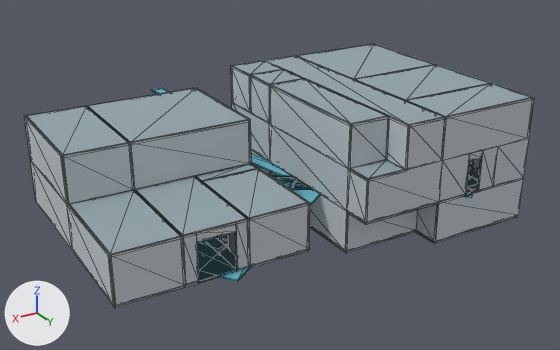
An edit to the glTF model development/levels/rebuild/structures/farmhouse/rough-shell.glb, drawn before and after from the same camera.
Camera for both pictures: a 50 mm camera at (53.4, 25.0, 22.2) aimed at (25.2, -21.9, -1.3). The lights are fixed; the arrows at lower left show +X, +Y and +Z. The picture after the commit comes second. Mesh edges are drawn as thin lines on the coarser meshes. Vertices at exactly the same position are counted once.

The first picture shows 'Ceiling cap barn-aisle', 'Ceiling cap equipment', 'Ceiling cap hayloft', 'Ceiling cap upper-hall', 'L22 support 0', 'L22 support 1', 'Wall cleaner N', 'Wall equipment N', 'Wall hayloft N', 'Wall linen N', 'Wall loft-landing N', 'Wall preserves N', 'Wall stairs E', 'Wall upper-stair E' and 58 more.
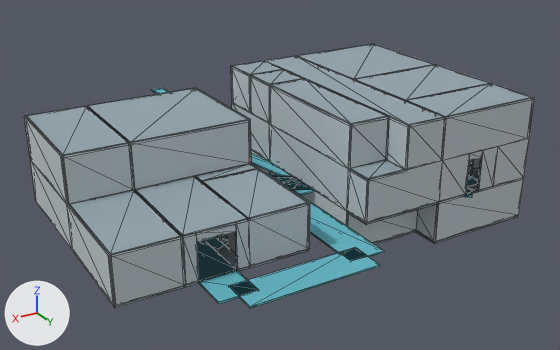
Where the newer file only moved an object's origin or applied its transform, the numbers keep the older frame.

The change, as JSON lines over the scene's bpy script:
```json
{"block": "me_l22", "where": "# used by ob_l22_support_0; location = (0.0, 0.0, 0.0)"}
{"op": "remove", "block": "me_l22", "code": "me_l22.from_pydata(...)  # 8 vertices, 12 faces; spans x 24.81..37.69, y -17.99..-8.01, z -0.12..0.0"}
{"op": "add", "block": "me_l22", "code": "me_l22.from_pydata(...)  # 8 vertices, 12 faces; spans x 25.5..28.5, y -18.2..-15.8, z -0.12..0.0"}
{"block": "me_l22", "change": "me_l22 part 1"}
{"op": "set", "path": "me_l22.vertices[0].co", "old": "(26.19, -17.99, -0.12)", "new": "(25.5, -18.2, -0.12)"}
{"op": "set", "path": "me_l22.vertices[1].co", "old": "(24.81, -16.01, -0.12)", "new": "(25.5, -15.8, -0.12)"}
{"op": "set", "path": "me_l22.vertices[2].co", "old": "(36.31, -8.01, -0.12)", "new": "(28.5, -15.8, -0.12)", "note": "pixel (237, 281) -> not seen"}
{"op": "set", "path": "me_l22.vertices[3].co", "old": "(37.69, -9.99, -0.12)", "new": "(28.5, -18.2, -0.12)"}
{"op": "set", "path": "me_l22.vertices[4].co", "old": "(26.19, -17.99, 0.0)", "new": "(25.5, -18.2, 0.0)", "note": "pixel (296, 180) -> not seen"}
{"op": "set", "path": "me_l22.vertices[5].co", "old": "(24.81, -16.01, 0.0)", "new": "(25.5, -15.8, 0.0)"}
{"op": "set", "path": "me_l22.vertices[6].co", "old": "(36.31, -8.01, 0.0)", "new": "(28.5, -15.8, 0.0)", "note": "pixel (237, 280) -> not seen"}
{"op": "set", "path": "me_l22.vertices[7].co", "old": "(37.69, -9.99, 0.0)", "new": "(28.5, -18.2, 0.0)", "note": "pixel (199, 270) -> not seen"}
{"block": "me_l22_001", "where": "# used by ob_l22_support_1; location = (0.0, 0.0, 0.0)"}
{"op": "remove", "block": "me_l22_001", "code": "me_l22_001.from_pydata(...)  # 8 vertices, 12 faces; spans x 35.8..38.2, y -16.5..-9.0, z -0.12..0.0"}
{"op": "add", "block": "me_l22_001", "code": "me_l22_001.from_pydata(...)  # 8 vertices, 12 faces; spans x 27.3..29.7, y -17.0..-6.5, z -0.12..0.0"}
{"block": "me_l22_001", "change": "me_l22_001 part 2: the whole mesh is scaled about its middle by (-1, -1.4, 1), then moved by (-8.5, 1.0, 0.0)"}
{"op": "add", "block": "me_l22_003", "code": ["me_l22_003 = bpy.data.meshes.new('L22.003')", "me_l22_003.from_pydata(...)  # a box spanning x 35.8..38.2, y -9.0..-6.5, z -0.12..0.0", "me_l22_003.materials.append(mat_cyan_supported_route_reservation)  # cyan #61b5c4"]}
{"op": "add", "block": "me_l22_002", "code": ["me_l22_002 = bpy.data.meshes.new('L22.002')", "me_l22_002.from_pydata(...)  # a box spanning x 28.5..37.0, y -7.7..-5.3, z -0.12..0.0", "me_l22_002.materials.append(mat_cyan_supported_route_reservation)  # cyan #61b5c4"]}
{"op": "add", "block": "ob_l22_support_3", "code": ["ob_l22_support_3 = bpy.data.objects.new('L22 support 3', me_l22_003)", "ob_l22_support_3.location = (0.0, 0.0, 0.0)"]}
{"op": "add", "block": "ob_l22_support_2", "code": ["ob_l22_support_2 = bpy.data.objects.new('L22 support 2', me_l22_002)", "ob_l22_support_2.location = (0.0, 0.0, 0.0)"]}
```

Boxes (x1, y1, x2, y2) around the edits, measured in the pictures (560 x 350 px):
```json
{"object": "L22 support 2", "change": "added", "after": [229, 247, 380, 309], "on screen": "cyan"}
{"object": "L22 support 1", "change": "moved, rescaled", "before": [197, 241, 237, 283], "after": [292, 190, 384, 261]}
{"object": "L22 support 3", "change": "added", "after": [198, 270, 257, 304], "on screen": "cyan"}
{"object": "L22 support 0", "change": "reshaped", "before": [203, 180, 320, 282], "after": [282, 179, 315, 195], "on screen": "mostly hidden afterwards"}
{"object": "Wall cellar-stair E", "change": "unchanged, covered by the edit", "before": [270, 172, 348, 252], "after": [270, 172, 348, 226]}
```
